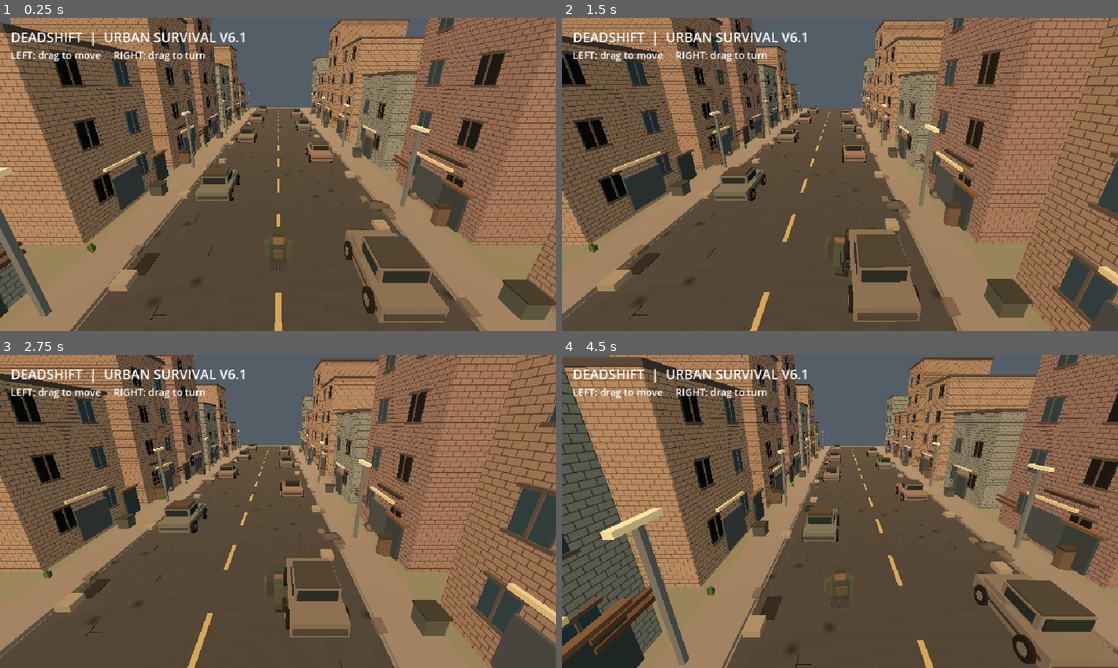
Above: before the commit, frames 1-4 (two rows, left to right).
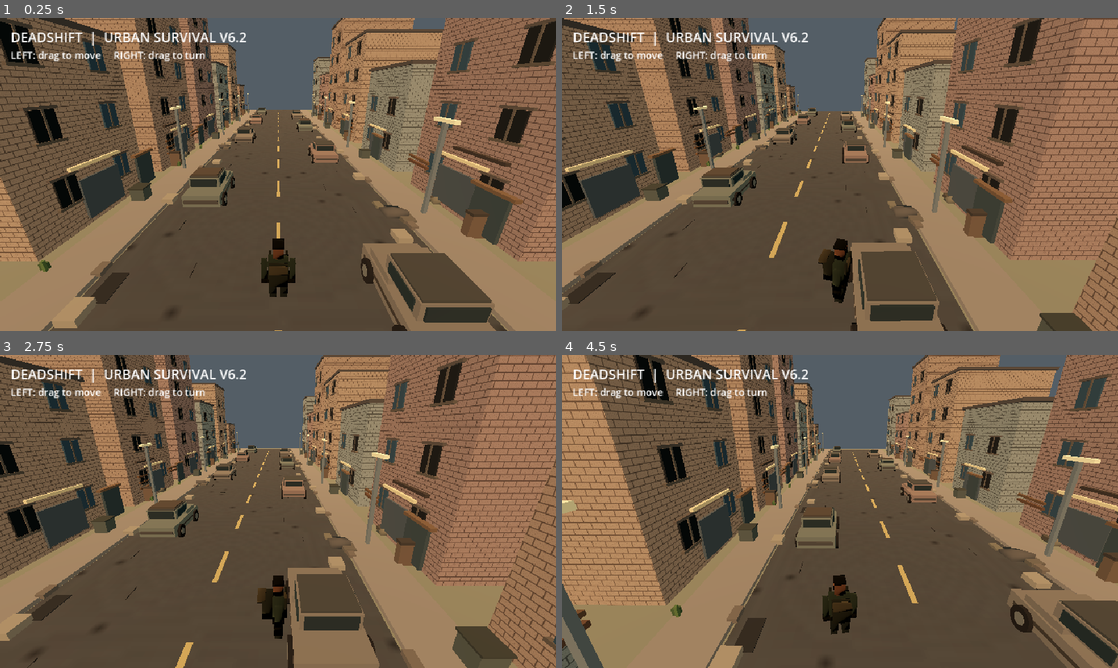
Above: after the commit, the same moments.

Repository: dennypag02/deadshift
Game: Godot game, scene res://main.tscn
The game is run twice, just before and just after one commit, with the same random seed, the same clock (stepped at 60 frames per second) and the same inputs.
Inputs (mouse positions are in pixels of both pictures, inside the frame that each line leads up to):
- Up to frame 1 (0.25 s): no input
- Up to frame 2 (1.5 s): move the mouse to (962, 158) at 0.52 s; hold Right (ui_right) 0.53-1.25 s; click (962, 158) at 0.67 s; drag from (728, 190) to (812, 237) at 1.27 s
- Up to frame 3 (2.75 s): move the mouse to (333, 442) at 2.02 s; hold Right (ui_right) from 2.03 s (still down)
- Up to frame 4 (4.5 s): release Right (ui_right) at 2.75 s; drag from (812, 574) to (673, 464) at 2.77 s; move the mouse to (1006, 558) at 3.52 s; hold Left (ui_left) 3.53-4.25 s; drag from (673, 464) to (756, 433) at 4.27 s

The runs differ from the first frame. In frame 1, 45% of the frame differs, in the area x 0-100%, y 0-100%; in frame 2, 42%; in frame 3, 42%; in frame 4, 49%.

Commit message:
V6.2 introduce imported survivor OBJ and MTL asset pipeline with closer camera

Diff:
--- a/godot3d/wasteland.gd
+++ b/godot3d/wasteland.gd
@@ -278,16 +278,11 @@
     capsule.height = 2.0
     collider.shape = capsule
     survivor.add_child(collider)
-    # Modular low-poly survivor, distinct silhouette and clothing, replacing green capsule.
-    _survivor_piece(survivor, Vector3(0, 0.19, 0), Vector3(0.75, 0.78, 0.38), Color(0.23, 0.27, 0.23))
-    _survivor_piece(survivor, Vector3(0, 0.67, 0), Vector3(0.42, 0.43, 0.39), Color(0.43, 0.34, 0.28))
-    _survivor_piece(survivor, Vector3(0, 0.93, 0), Vector3(0.50, 0.13, 0.48), Color(0.20, 0.23, 0.20))
-    _survivor_piece(survivor, Vector3(0, 0.13, 0.31), Vector3(0.58, 0.71, 0.30), Color(0.19, 0.22, 0.19))
-    _survivor_piece(survivor, Vector3(0, 0.26, 0.51), Vector3(0.43, 0.34, 0.16), Color(0.28, 0.28, 0.22))
-    for side in [-1.0, 1.0]:
-        _survivor_piece(survivor, Vector3(side * 0.49, 0.08, 0), Vector3(0.22, 0.72, 0.27), Color(0.24, 0.28, 0.24))
-        _survivor_piece(survivor, Vector3(side * 0.22, -0.57, 0), Vector3(0.28, 0.72, 0.32), Color(0.21, 0.23, 0.22))
-        _survivor_piece(survivor, Vector3(side * 0.22, -0.92, -0.12), Vector3(0.31, 0.17, 0.49), Color(0.12, 0.12, 0.12))
+    # Imported mesh asset; collision remains independent of visuals.
+    var imported: Mesh = load("res://assets/survivor.obj")
+    var model := MeshInstance3D.new()
+    model.mesh = imported
+    survivor.add_child(model)
 
 func _build_camera() -> void:
     camera = Camera3D.new()
@@ -298,7 +293,7 @@
 
 func _update_camera(weight: float) -> void:
     var target := survivor.position + Vector3(0, 2.2, 0)
-    var offset := Vector3(sin(camera_yaw) * 7.8, 4.2, cos(camera_yaw) * 7.8)
+    var offset := Vector3(sin(camera_yaw) * 5.9, 3.25, cos(camera_yaw) * 5.9)
     camera.global_position = camera.global_position.lerp(target + offset, weight)
     camera.look_at(target + Vector3(0, 0, -3), Vector3.UP)
 
@@ -306,7 +301,7 @@
     var ui := CanvasLayer.new()
     add_child(ui)
     var title := Label.new()
-    title.text = "DEADSHIFT  |  URBAN SURVIVAL V6.1"
+    title.text = "DEADSHIFT  |  URBAN SURVIVAL V6.2"
     title.position = Vector2(18, 16)
     title.add_theme_font_size_override("font_size", 23)
     ui.add_child(title)
Not shown, added: godot3d/assets/survivor.mtl
Not shown, added: godot3d/assets/survivor.obj
